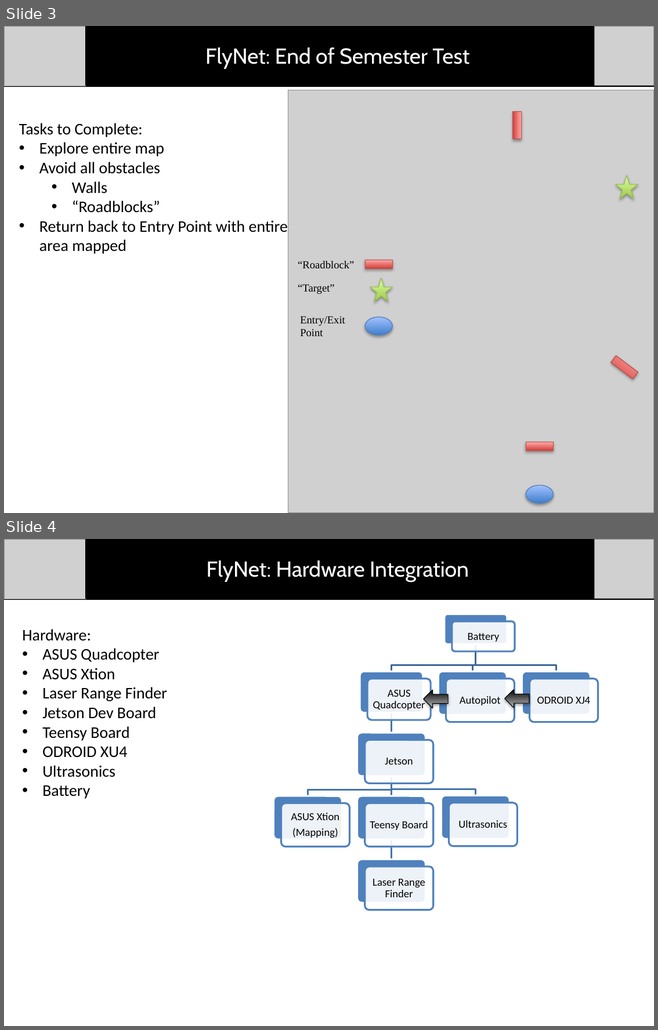
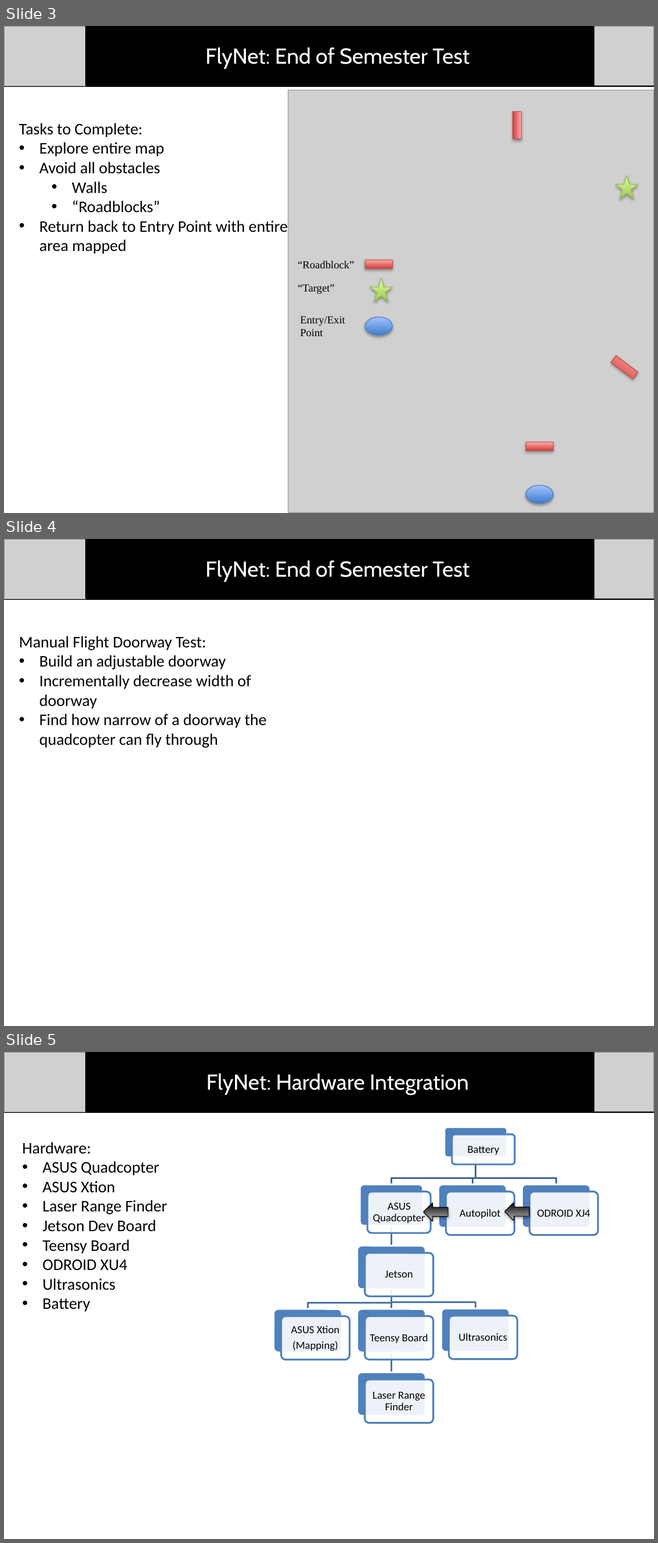
Before and after one commit to dtbinh/FlyNet, a slide deck: Presentations/Mid Semester Review/Individual_Slides/Matt/Busby_Slides.pptx. Shown one above the other, each under a label of ours: slides 3 and 4 before the commit, slides 3, 4 and 5 after it. The pictures are 658x1030 and 658x1543 pixels, drawn with LibreOffice and Linux fonts; fonts in the diff are those of the drawing; grey boxes stand for pictures. Boxes give left, top, right and bottom in pixels: in the first picture for what was removed or moved away, otherwise in the second. Text is boxed around its words. In the diff, an @@ line names an element or a change of style, - is before the commit and + after.

```diff
--- a/Presentations/Mid Semester Review/Individual_Slides/Matt/Busby_Slides.pptx
+++ b/Presentations/Mid Semester Review/Individual_Slides/Matt/Busby_Slides.pptx
@@ slide 4 added at box(4, 539, 654, 1026), background #FFFFFF @@
@@ group added at box(4, 539, 654, 599): 2 pictures, 1 line, 1 rectangle, 1 text @@
+FlyNet: End of Semester Test
@@ text added at box(19, 636, 267, 748), 18 pt, text #000000 @@
+Manual Flight Doorway Test:
+• Build an adjustable doorway
+• Incrementally decrease width of doorway
+• Find how narrow of a doorway the quadcopter can fly through
@@ what was slide 4 is now slide 5 @@
```
Also in this commit, not shown: 1 slide changed, 1 slide removed.
